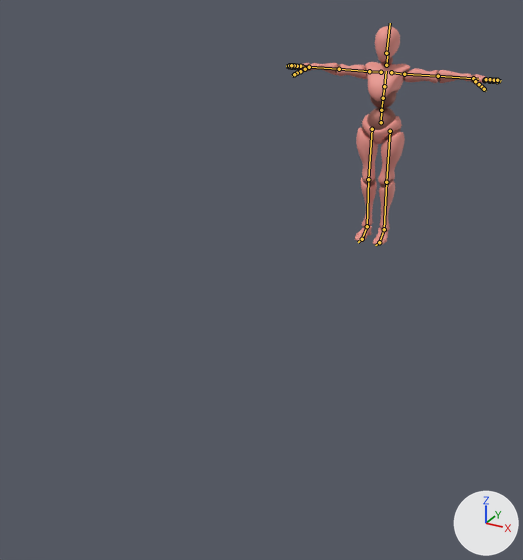
A saved change to the glTF model public/assets/characters/runner/runner.glb.
One viewpoint serves both versions: a 50 mm lens placed at (2.06, -5.82, 2.27), pointed at (0.08, -2.22, 0.47). Lighting does not change. The marker at lower right points along +X, +Y and +Z. The first picture is the older version. The bones that change, and the others that lie on the model, are drawn over the model as lines.

In view in the first picture: 'RunnerMesh'.
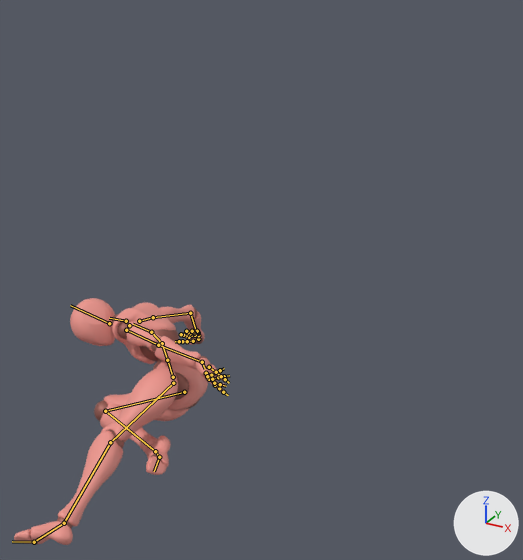
The newer file adds an action. The first version stands in its rest pose; the second is drawn at frame 14 of the action 'Slide'.

Pixel boxes [x1, y1, x2, y2] of what changed, in the pictures (523 x 560 px):
'RunnerMesh', posed (13% taller)
    before: [289, 26, 499, 245]
    after: [14, 298, 226, 545]
bone 'mixamorig:Hips', root to tip
    before: (381, 122) to (381, 110)
    after: (173, 377) to (167, 360)
bone 'mixamorig:LeftUpLeg', root to tip
    before: (390, 131) to (386, 182)
    after: (173, 383) to (110, 442)
bone 'mixamorig:LeftLeg', root to tip
    before: (386, 182) to (384, 229)
    after: (110, 442) to (64, 523)
bone 'mixamorig:LeftFoot', root to tip
    before: (384, 229) to (379, 242)
    after: (64, 523) to (34, 542)
bone 'mixamorig:LeftToeBase', root to tip
    before: (379, 242) to (375, 245)
    after: (34, 542) to (12, 541)
bone 'mixamorig:RightUpLeg', root to tip
    before: (372, 129) to (368, 179)
    after: (184, 392) to (105, 411)
bone 'mixamorig:RightLeg', root to tip
    before: (368, 179) to (367, 226)
    after: (105, 411) to (155, 451)
bone 'mixamorig:RightFoot', root to tip
    before: (367, 226) to (362, 239)
    after: (155, 451) to (159, 457)
bone 'mixamorig:Spine', root to tip
    before: (381, 110) to (383, 98)
    after: (167, 360) to (162, 343)
bone 'mixamorig:Spine1', root to tip
    before: (383, 98) to (384, 86)
    after: (162, 343) to (151, 332)
bone 'mixamorig:Spine2', root to tip
    before: (384, 86) to (386, 71)
    after: (151, 332) to (133, 324)
bone 'mixamorig:LeftShoulder', root to tip
    before: (391, 72) to (404, 74)
    after: (129, 325) to (126, 330)
bone 'mixamorig:LeftArm', root to tip
    before: (404, 74) to (438, 76)
    after: (126, 330) to (158, 345)
bone 'mixamorig:LeftForeArm', root to tip
    before: (438, 76) to (473, 78)
    after: (158, 345) to (202, 362)
bone 'mixamorig:LeftHand', root to tip
    before: (473, 78) to (478, 79)
    after: (202, 362) to (205, 369)
bone 'mixamorig:LeftHandIndex1', root to tip
    before: (484, 80) to (489, 81)
    after: (211, 379) to (215, 385)
bone 'mixamorig:LeftHandIndex2', root to tip
    before: (489, 81) to (493, 81)
    after: (215, 385) to (219, 388)
bone 'mixamorig:LeftHandMiddle1', root to tip
    before: (486, 79) to (491, 80)
    after: (209, 379) to (214, 383)
bone 'mixamorig:LeftHandMiddle2', root to tip
    before: (491, 80) to (494, 80)
    after: (214, 383) to (220, 384)
bone 'mixamorig:LeftHandPinky1', root to tip
    before: (485, 79) to (490, 80)
    after: (206, 373) to (211, 375)
bone 'mixamorig:LeftHandPinky2', root to tip
    before: (490, 80) to (492, 80)
    after: (211, 375) to (216, 372)
bone 'mixamorig:LeftHandRing1', root to tip
    before: (486, 79) to (490, 79)
    after: (207, 376) to (212, 379)
bone 'mixamorig:LeftHandRing2', root to tip
    before: (490, 79) to (494, 80)
    after: (212, 379) to (218, 377)
bone 'mixamorig:LeftHandThumb2', root to tip
    before: (479, 84) to (482, 87)
    after: (216, 372) to (221, 376)
bone 'mixamorig:Neck', root to tip
    before: (386, 65) to (388, 52)
    after: (126, 321) to (109, 318)
bone 'mixamorig:Head', root to tip
    before: (386, 53) to (390, 23)
    after: (109, 323) to (70, 305)
bone 'mixamorig:RightShoulder', root to tip
    before: (381, 72) to (369, 71)
    after: (139, 321) to (153, 317)
bone 'mixamorig:RightArm', root to tip
    before: (369, 71) to (339, 69)
    after: (153, 317) to (190, 313)
bone 'mixamorig:RightForeArm', root to tip
    before: (339, 69) to (309, 67)
    after: (190, 313) to (198, 339)
bone 'mixamorig:RightHand', root to tip
    before: (309, 67) to (305, 66)
    after: (198, 339) to (195, 337)
bone 'mixamorig:RightHandIndex1', root to tip
    before: (298, 67) to (294, 67)
    after: (189, 337) to (186, 335)
bone 'mixamorig:RightHandPinky1', root to tip
    before: (302, 66) to (299, 66)
    after: (198, 335) to (198, 333)
bone 'mixamorig:RightHandRing1', root to tip
    before: (300, 66) to (297, 66)
    after: (195, 335) to (194, 333)
bone 'mixamorig:RightHandThumb1', root to tip
    before: (305, 69) to (300, 71)
    after: (193, 341) to (187, 341)

The change in detail:
Bone 'mixamorig:Hips' (bone_mixamorig_hips) moves from (0.0, 0.0, 0.0) to (0.102, -0.694, 3.22).
Bone 'mixamorig:Hips' (bone_mixamorig_hips) turns from (0, 0, 0) to (-44, -41, 83) degrees about its own x, y and z.
Bone 'mixamorig:LeftUpLeg' (bone_mixamorig_leftupleg) turns from (0, 0, 0) to (49, -19, 18) degrees about its own x, y and z.
Bone 'mixamorig:LeftLeg' (bone_mixamorig_leftleg) turns from (0, 0, 0) to (-16, 7, 2) degrees about its own x, y and z.
Bone 'mixamorig:LeftFoot' (bone_mixamorig_leftfoot) turns from (0, 0, 0) to (-15, -5, -3) degrees about its own x, y and z.
Bone 'mixamorig:LeftToeBase' (bone_mixamorig_lefttoebase) turns from (0, 0, 0) to (-2, -12, 8) degrees about its own x, y and z.
Bone 'mixamorig:RightUpLeg' (bone_mixamorig_rightupleg) turns from (0, 0, 0) to (98, -4, 21) degrees about its own x, y and z.
Bone 'mixamorig:RightLeg' (bone_mixamorig_rightleg) turns from (0, 0, 0) to (-128, 2, 4) degrees about its own x, y and z.
Bone 'mixamorig:RightFoot' (bone_mixamorig_rightfoot) turns from (0, 0, 0) to (-42, 39, 11) degrees about its own x, y and z.
Bone 'mixamorig:Spine' (bone_mixamorig_spine) turns from (0, 0, 0) to (10, -6, -5) degrees about its own x, y and z.
Bone 'mixamorig:Spine1' (bone_mixamorig_spine1) turns from (0, 0, 0) to (21, -12, -11) degrees about its own x, y and z.
Bone 'mixamorig:Spine2' (bone_mixamorig_spine2) turns from (0, 0, 0) to (21, -12, -10) degrees about its own x, y and z.
Bone 'mixamorig:LeftShoulder' (bone_mixamorig_leftshoulder) turns from (0, 0, 0) to (23, 5, 5) degrees about its own x, y and z.
Bone 'mixamorig:LeftArm' (bone_mixamorig_leftarm) turns from (0, 0, 0) to (46, -1, -7) degrees about its own x, y and z.
Bone 'mixamorig:LeftForeArm' (bone_mixamorig_leftforearm) turns from (0, 0, 0) to (11, 22, 7) degrees about its own x, y and z.
Bone 'mixamorig:LeftHand' (bone_mixamorig_lefthand) turns from (0, 0, 0) to (-35, 30, 7) degrees about its own x, y and z.
Bone 'mixamorig:LeftHandIndex1' (bone_mixamorig_lefthandindex1) turns from (0, 0, 0) to (8, 0, 3) degrees about its own x, y and z.
Bone 'mixamorig:LeftHandIndex2' (bone_mixamorig_lefthandindex2) turns from (0, 0, 0) to (17, 0, -1) degrees about its own x, y and z.
Bone 'mixamorig:LeftHandMiddle1' (bone_mixamorig_lefthandmiddle1) turns from (0, 0, 0) to (25, -1, 1) degrees about its own x, y and z.
Bone 'mixamorig:LeftHandMiddle2' (bone_mixamorig_lefthandmiddle2) turns from (0, 0, 0) to (23, 0, 2) degrees about its own x, y and z.
Bone 'mixamorig:LeftHandPinky1' (bone_mixamorig_lefthandpinky1) turns from (0, 0, 0) to (41, 0, -13) degrees about its own x, y and z.
Bone 'mixamorig:LeftHandPinky2' (bone_mixamorig_lefthandpinky2) turns from (0, 0, 0) to (52, -1, 6) degrees about its own x, y and z.
Bone 'mixamorig:LeftHandRing1' (bone_mixamorig_lefthandring1) turns from (0, 0, 0) to (38, -1, -6) degrees about its own x, y and z.
Bone 'mixamorig:LeftHandRing2' (bone_mixamorig_lefthandring2) turns from (0, 0, 0) to (34, -1, 3) degrees about its own x, y and z.
Bone 'mixamorig:LeftHandThumb2' (bone_mixamorig_lefthandthumb2) turns from (0, 0, 0) to (-4, -1, -16) degrees about its own x, y and z.
Bone 'mixamorig:Neck' (bone_mixamorig_neck) turns from (0, 0, 0) to (8, 12, -9) degrees about its own x, y and z.
Bone 'mixamorig:Head' (bone_mixamorig_head) turns from (0, 0, 0) to (-21, 28, -24) degrees about its own x, y and z.
Bone 'mixamorig:RightShoulder' (bone_mixamorig_rightshoulder) turns from (0, 0, 0) to (7, -3, -14) degrees about its own x, y and z.
Bone 'mixamorig:RightArm' (bone_mixamorig_rightarm) turns from (0, 0, 0) to (13, 23, 13) degrees about its own x, y and z.
Bone 'mixamorig:RightForeArm' (bone_mixamorig_rightforearm) turns from (0, 0, 0) to (-2, 14, -53) degrees about its own x, y and z.
Bone 'mixamorig:RightHand' (bone_mixamorig_righthand) turns from (0, 0, 0) to (-56, -1, -22) degrees about its own x, y and z.
Bone 'mixamorig:RightHandIndex1' (bone_mixamorig_righthandindex1) turns from (0, 0, 0) to (1, 0, -10) degrees about its own x, y and z.
Bone 'mixamorig:RightHandPinky1' (bone_mixamorig_righthandpinky1) turns from (0, 0, 0) to (-8, -2, 21) degrees about its own x, y and z.
Bone 'mixamorig:RightHandRing1' (bone_mixamorig_righthandring1) turns from (0, 0, 0) to (-3, -1, 13) degrees about its own x, y and z.
Bone 'mixamorig:RightHandThumb1' (bone_mixamorig_righthandthumb1) turns from (0, 0, 0) to (-16, -1, -12) degrees about its own x, y and z.
